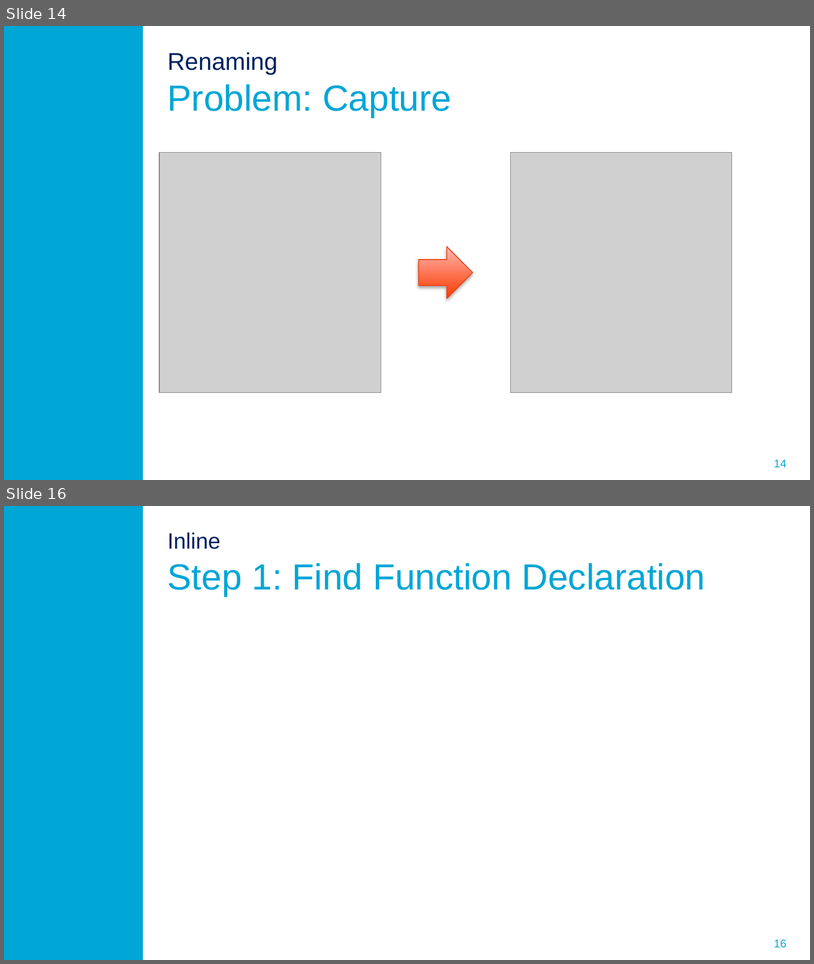
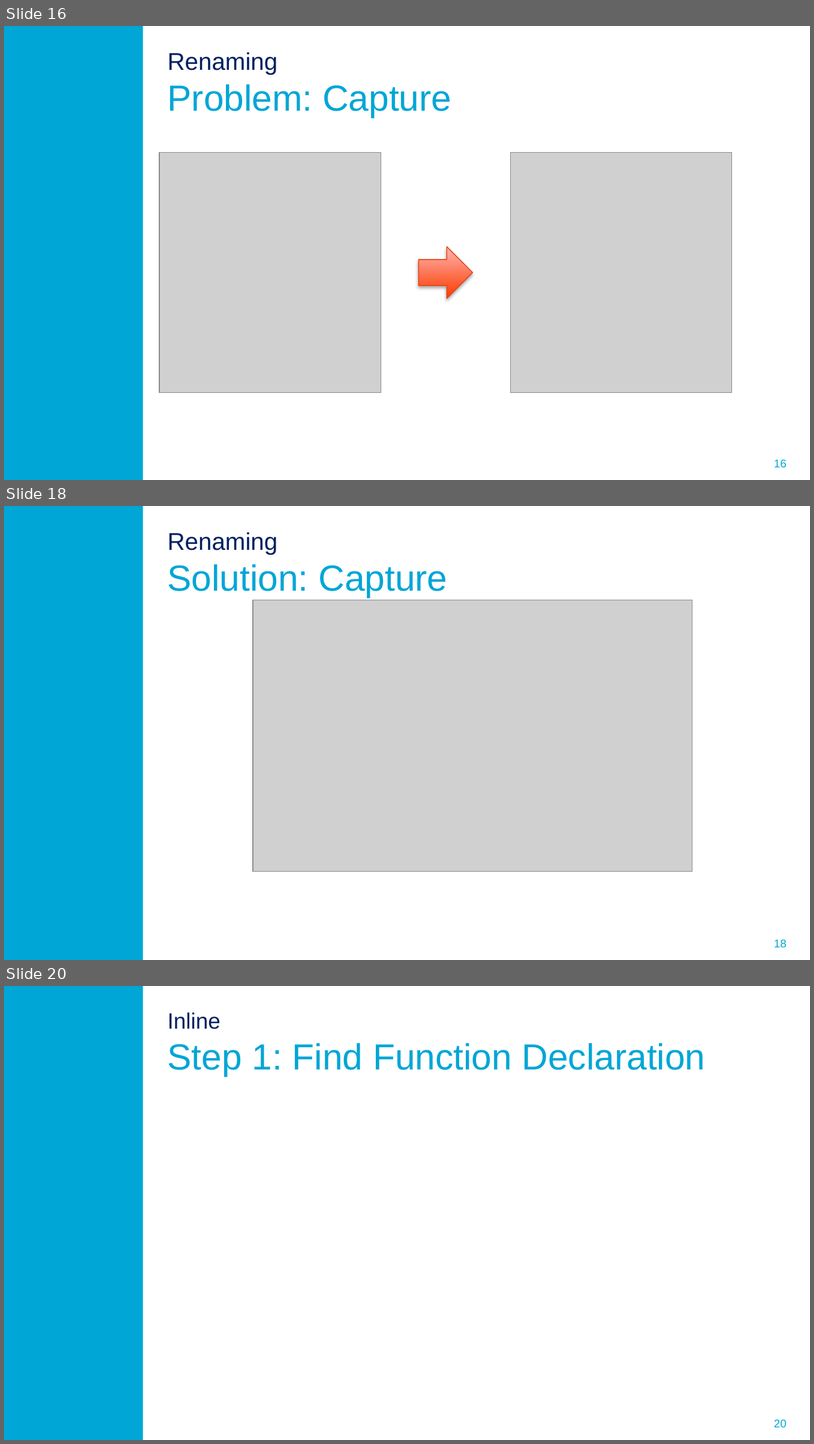
Before and after one commit to ProMisDev/metaborg-tiger, a slide deck: presentation/Misteli_Refactoring_in_Spoofax.pptx. Shown one above the other, each under a label of ours: slides 14 and 16 before the commit, slides 16, 18 and 20 after it; the slides between them are not shown. The pictures are 814x964 and 814x1444 pixels, drawn with LibreOffice and Linux fonts; fonts in the diff are those of the drawing; grey boxes stand for pictures; background and template pictures are left out. Boxes give left, top, right and bottom in pixels: in the first picture for what was removed or moved away, otherwise in the second. Text is boxed around its words. In the diff, an @@ line names an element or a change of style, - is before the commit and + after.

```diff
--- a/presentation/Misteli_Refactoring_in_Spoofax.pptx
+++ b/presentation/Misteli_Refactoring_in_Spoofax.pptx
@@ slide 18 added at bbox=[4, 506, 810, 960], background #FFFFFF; not listed: 2 template elements that a slide beside it also shows @@
@@ title added at bbox=[168, 532, 447, 597], 32.4 pt, text #00A6D6 @@
+Renaming
+Solution: Capture
@@ picture added at bbox=[253, 600, 693, 871] @@
@@ what was slide 14 is now slide 16 @@
@@ page number at bbox=[774, 459, 787, 468]: text changed @@
-14
+16
@@ what was slide 16 is now slide 20 @@
@@ page number at bbox=[774, 1419, 787, 1428]: text changed @@
-16
+20
```
Also in this commit, not shown: 3 slides changed, 4 other slides added, 1 slide removed, 1 other file.
